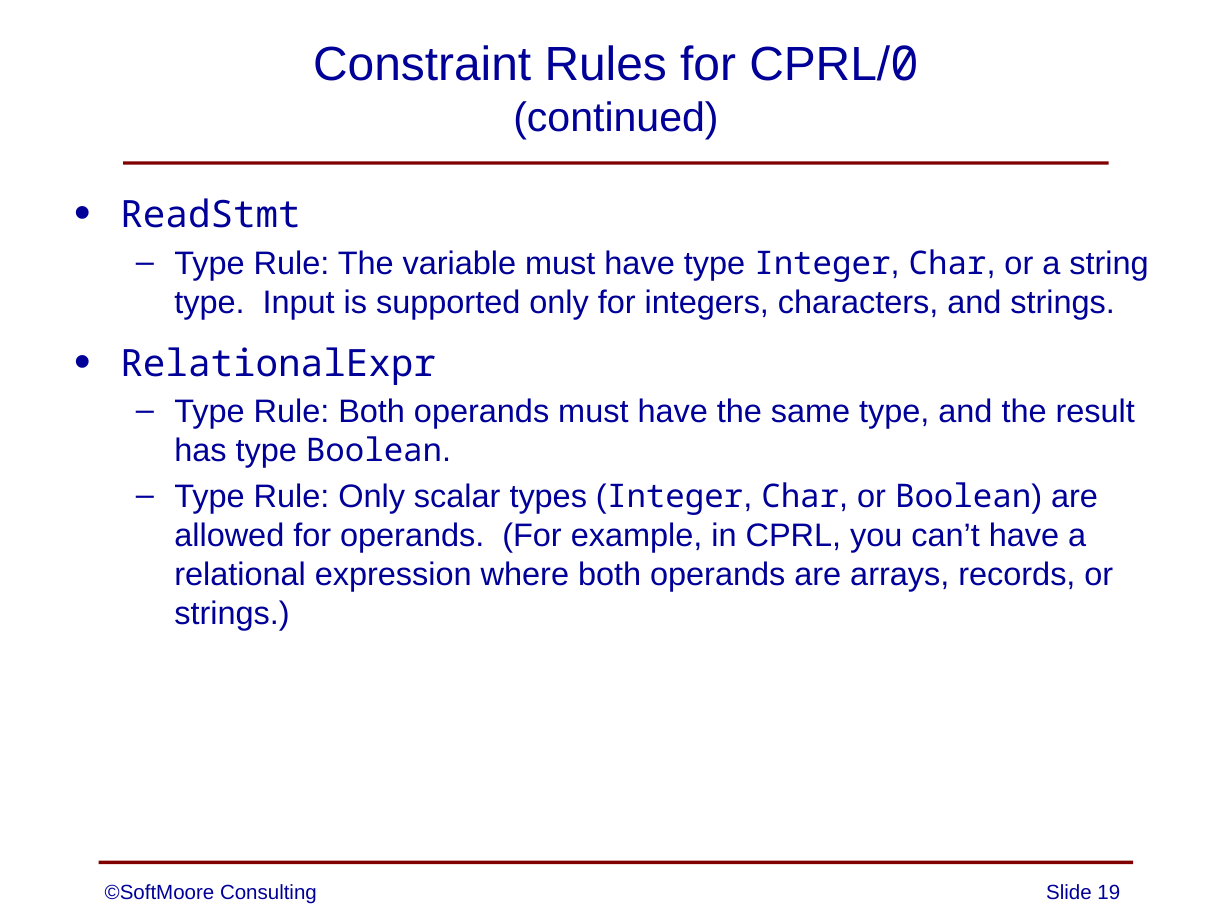
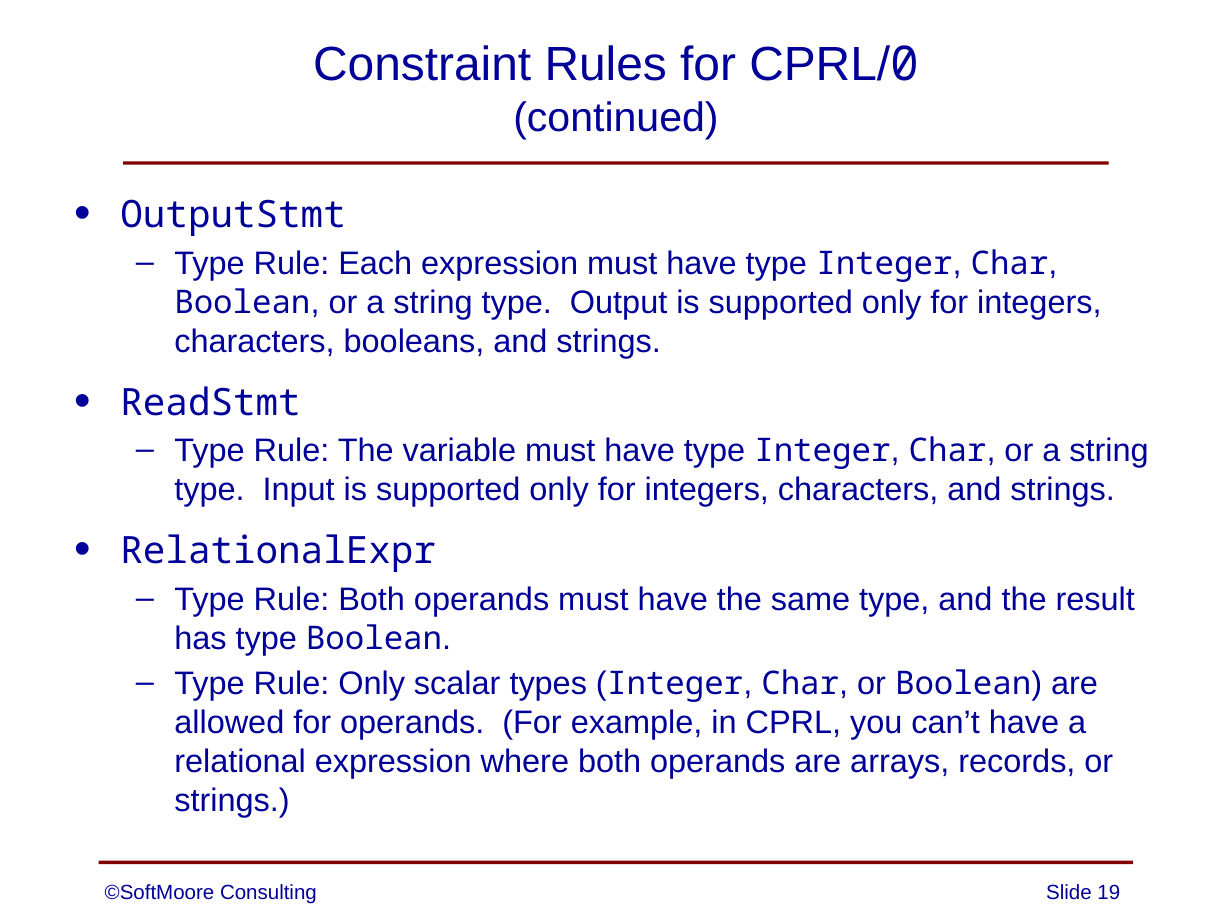
Before and after one commit to SoftMoore/CPRL-Java-4th, a slide deck: slide 19 of PowerPoints/09 - Constraint Analysis.pptx. Drawn at 1232x924 pixels with LibreOffice and Linux fonts; fonts in the diff are those of the drawing. Boxes give left, top, right and bottom in pixels: in the first picture for what was removed or moved away, otherwise in the second. Text is boxed around its words. In the diff, an @@ line names an element or a change of style, - is before the commit and + after.

```diff
--- a/PowerPoints/09 - Constraint Analysis.pptx
+++ b/PowerPoints/09 - Constraint Analysis.pptx
@@ text at [120,199,1101,358]: paragraphs added @@
+• OutputStmt
+  – Type Rule: Each expression must have type Integer, Char, Boolean, or a string type. Output is supported only for integers, characters, booleans, and strings.
```
Also in this commit, not shown: 1 other slide changed.
